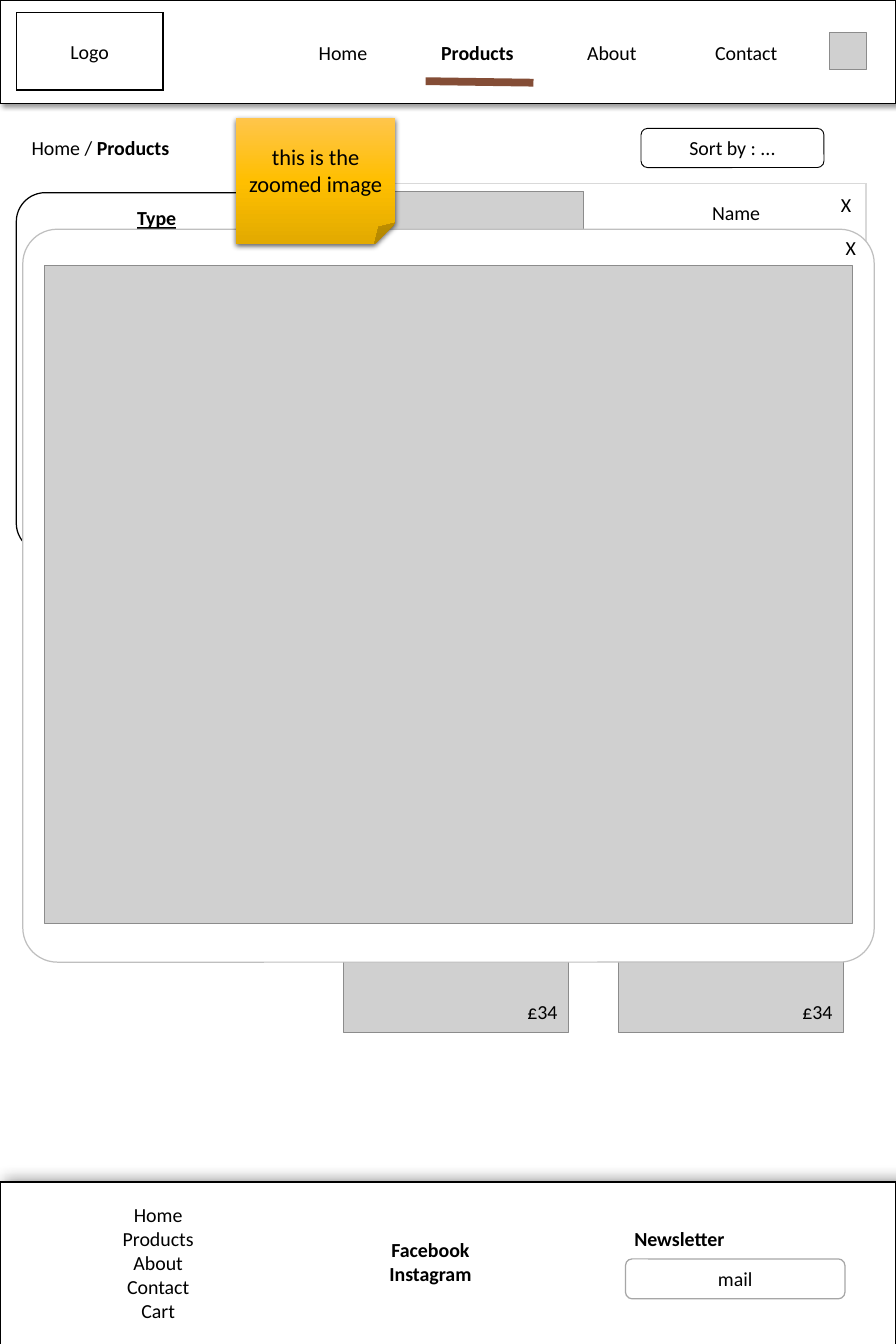
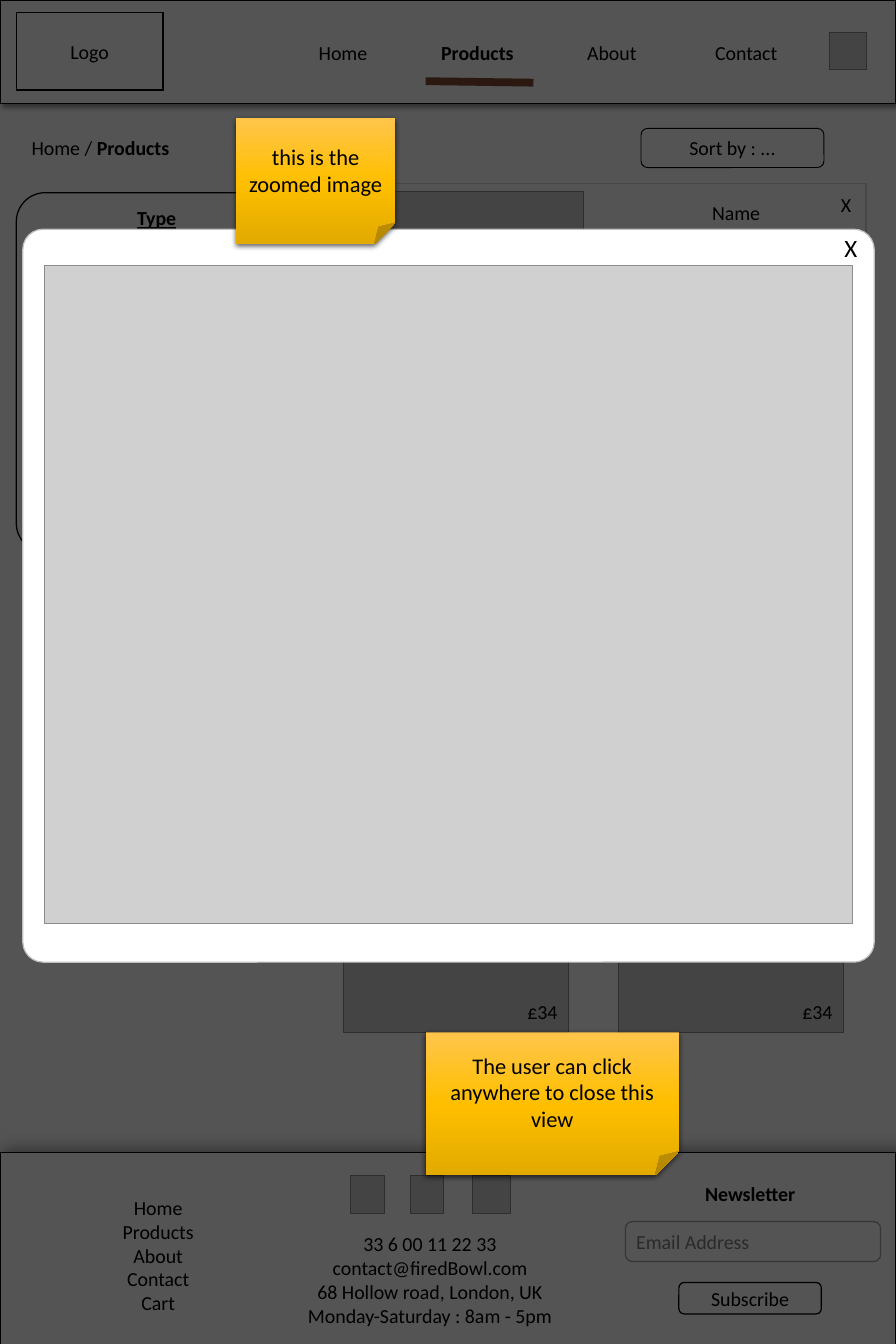
Before and after one commit to Pierrick-MADE/brookes_website, a slide deck: slide 6 of docs/Mockup_notes.pptx. Drawn at 896x1344 pixels with LibreOffice and Linux fonts; fonts in the diff are those of the drawing; grey boxes stand for pictures; background and template pictures are left out. Boxes give left, top, right and bottom in pixels: in the first picture for what was removed or moved away, otherwise in the second. Text is boxed around its words. In the diff, an @@ line names an element or a change of style, - is before the commit and + after.

```diff
--- a/docs/Mockup_notes.pptx
+++ b/docs/Mockup_notes.pptx
@@ rectangle added at [0,0,896,1344], fill #000000 at 67% opacity, outline #43739E 1 pt @@
@@ rounded rectangle at [22,229,874,962]: proportions changed @@
@@ rounded rectangle "X": place and size @@
-rounded rectangle "X" at [846,242,856,255]
+rounded rectangle "X" at [825,228,877,267]
@@ rounded rectangle added at [825,228,877,267], 20 pt, text #000000 @@
+X
@@ folded corner added at [426,1032,679,1176], fill gradient #FFC64B to #FFC000 to #E3AB00, 18 pt, text #000000 @@
+The user can click anywhere to close this view
@@ text "Newsletter": place and size @@
-text "Newsletter" at [634,1232,724,1246]
+text "Newsletter" at [705,1187,795,1201]
@@ text "Newsletter" at [705,1187,795,1201]: alignment left to centre @@
@@ rectangle: place and size @@
-rectangle at [0,1182,895,1344]
+rectangle at [0,1153,895,1344]
@@ text "Home": place and size @@
-text "Home" at [123,1209,194,1318]
+text "Home" at [123,1202,194,1310]
@@ picture added at [351,1176,384,1213] @@
@@ picture added at [411,1176,444,1213] @@
@@ picture added at [472,1176,510,1213] @@
@@ rounded rectangle added at [625,1221,881,1262], fill #FFFFFF, outline #A6A6A6 1 pt, 16 pt, text #808080 @@
+Email Address
@@ text added at [308,1238,551,1326], 16 pt, text #000000 @@
+33 6 00 11 22 33
+contact@firedBowl.com
+68 Hollow road, London, UK
+Monday-Saturday : 8am - 5pm
@@ text removed at [389,1243,471,1285] @@
-Facebook
-Instagram
@@ rounded rectangle removed at [625,1259,845,1299] @@
-mail
@@ rounded rectangle added at [679,1282,822,1314], fill #FFFFFF, outline #000000 1 pt, 16 pt, text #000000 @@
+Subscribe
```
Also in this commit, not shown: 9 other slides changed, 1 other file.
